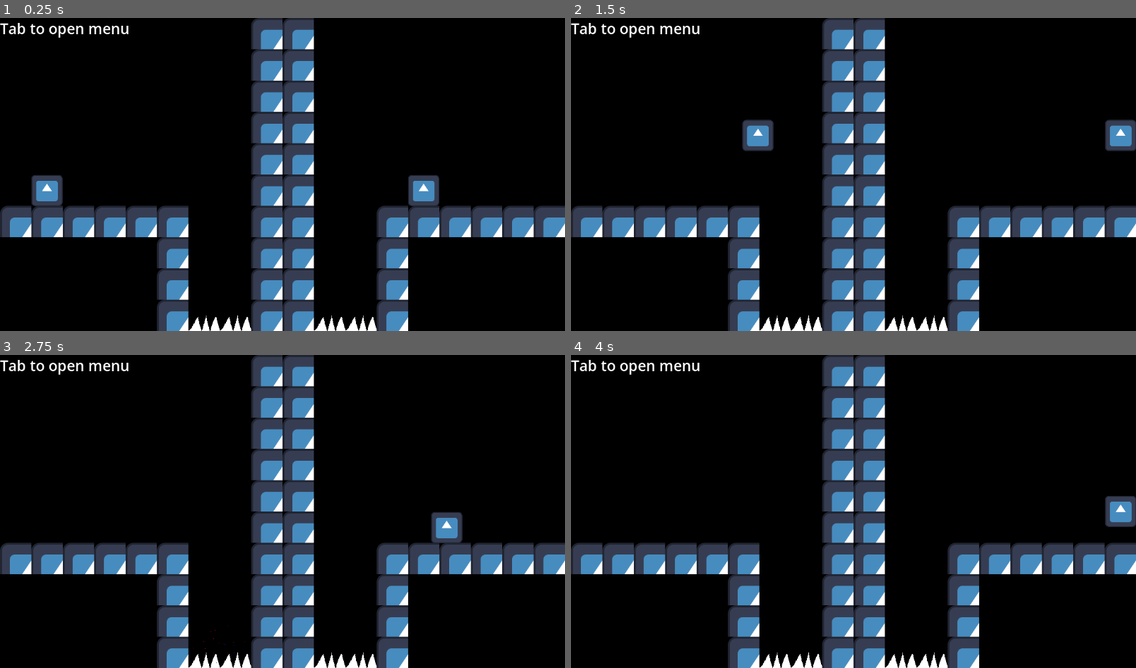
Above: before the commit, frames 1-4 (two rows, left to right).
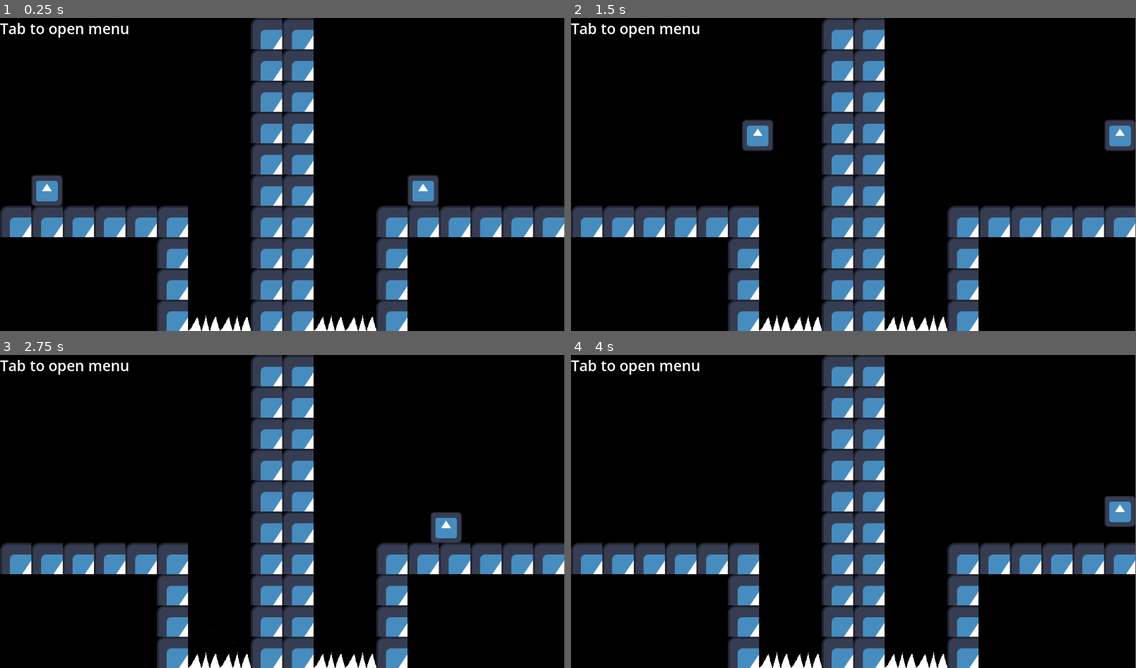
Above: after the commit, the same moments.

Repository: piksalchaos/Dreaming-Divergence
Game: Godot game, scene res://scenes/levels/level_1.tscn
Two runs of this game, one before a commit and one after it. Both use one fixed random seed, a clock stepped at 60 frames per second and the inputs below. The engine's default icon, where the game draws it, is replaced by a stand-in: a white triangle on a blue panel in a dark square.
Inputs:
- Up to frame 1 (0.25 s): no input
- Up to frame 2 (1.5 s): tap Enter at 0.5 s; hold D (move_right) from 0.53 s (still down); tap Space (move_jump) at 0.77 s
- Up to frame 3 (2.75 s): tap Space (move_jump) at 1.52 s; release D (move_right) at 2.03 s; hold A (move_left) from 2.03 s (still down)
- Up to frame 4 (4 s): release A (move_left) at 2.78 s; hold D (move_right) from 2.78 s (still down); tap Space (move_jump) at 3.02, 3.77 s
In our replay, the window is 800x444 before the commit and 799x444 after it. These sizes can differ from the game's own. Grey fills any space a smaller window leaves; there, only what the larger window draws over its background counts as a difference.

The runs differ from the first frame. In frame 1, 1.3% of the frame differs, in the area x 9-100%, y 0-100%; in frame 2, 1.4%; in frame 3, 1.3%; in frame 4, 1.3%.

Commit message:
scene transition respects pause menu

Diff:
--- a/project.godot
+++ b/project.godot
@@ -18,7 +18,6 @@
 [display]
 
 window/size/viewport_height=640
-window/stretch/mode="viewport"
 
 [global_group]
 
@@ -55,7 +54,6 @@
 
 [rendering]
 
-textures/canvas_textures/default_texture_filter=0
 renderer/rendering_method="gl_compatibility"
 renderer/rendering_method.mobile="gl_compatibility"
 environment/defaults/default_clear_color=Color(0, 0, 0, 1)
--- a/scripts/level_manager.gd
+++ b/scripts/level_manager.gd
@@ -16,7 +16,7 @@
 func on_player_death():
 	num_alive_players -= 1
 	if num_alive_players <= 0 and next_scene:
-		await get_tree().create_timer(scene_transition_time).timeout
+		await get_tree().create_timer(scene_transition_time, false).timeout
 		get_tree().change_scene_to_packed.call_deferred(next_scene)
 
 func _input(event):
Not shown: 1 places in scenes/levels/level_1.tscn that only renumber resources
Not shown: 1 places in scenes/tile_set.tres that only renumber resources
Not shown: 1 places in scenes/ui.tscn that only renumber resources
